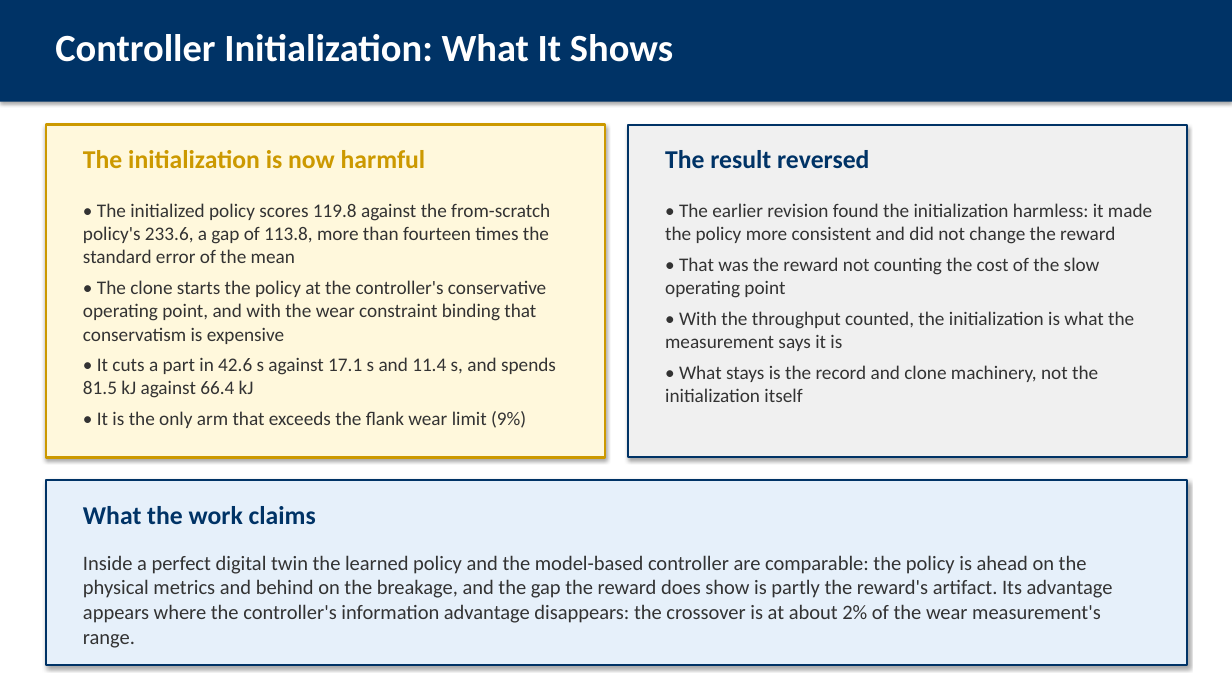
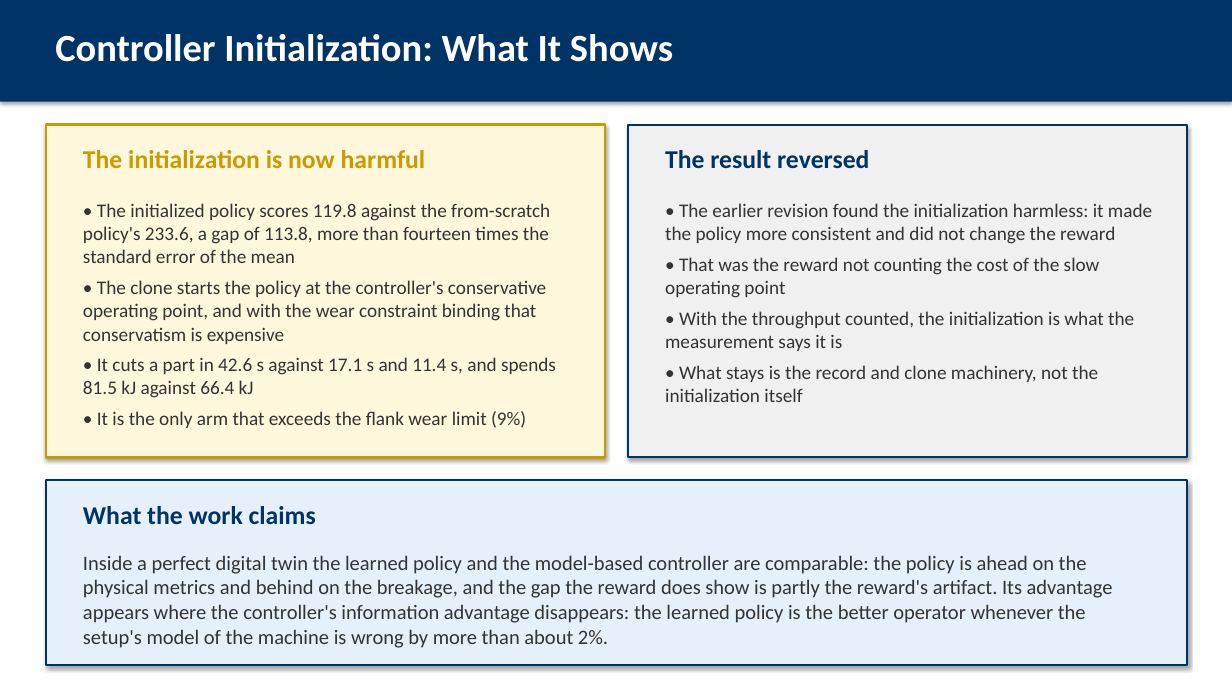
Before and after one commit to AbhinandIITM/AI-in-Mfg, a slide deck: slide 22 of report/presentation.pptx (slide 20 before the commit). Drawn at 1232x693 pixels with LibreOffice and Linux fonts; fonts in the diff are those of the drawing. Boxes give left, top, right and bottom in pixels: in the first picture for what was removed or moved away, otherwise in the second. Text is boxed around its words. In the diff, an @@ line names an element or a change of style, - is before the commit and + after.

Commit message:
docs: the two sweeps are one statement, in every document
The headline is now: the learned policy is the better operator whenever the
setup's model of the machine is wrong by more than about 2%, whether that is
a wear measurement noisier than 2% of its range or a material model
miscalibrated by more than 2%, and the classical controller is better below
that. The policy's own limit, 20% to 25% of model error, is where the belief
leaves the distribution it was trained on, and it is stated everywhere the
boundary is stated, together with the practical lever it implies, the
randomization band of the training.

The report is 40 pages with the two-panel regime map, the deck 35 frames,
the PowerPoint file 30 slides.

```diff
--- a/report/presentation.pptx
+++ b/report/presentation.pptx
@@ text at bbox=[83, 555, 1113, 648]: text changed @@
-Inside a perfect digital twin the learned policy and the model-based controller are comparable: the policy is ahead on the physical metrics and behind on the breakage, and the gap the reward does show is partly the reward's artifact. Its advantage appears where the controller's information advantage disappears: the crossover is at about 2% of the wear measurement's range.
+Inside a perfect digital twin the learned policy and the model-based controller are comparable: the policy is ahead on the physical metrics and behind on the breakage, and the gap the reward does show is partly the reward's artifact. Its advantage appears where the controller's information advantage disappears: the learned policy is the better operator whenever the setup's model of the machine is wrong by more than about 2%.
```
Also in this commit, not shown: 6 other slides changed, 2 slides added, 9 other files.
